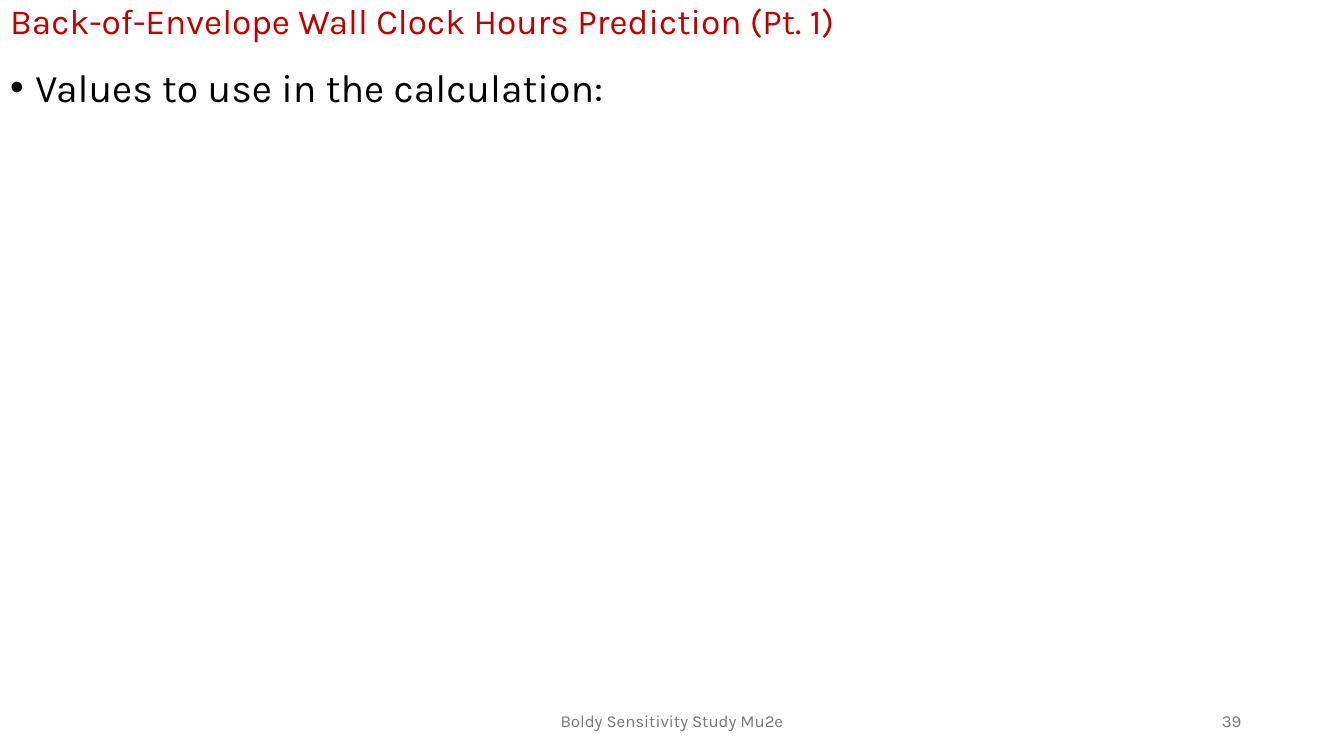
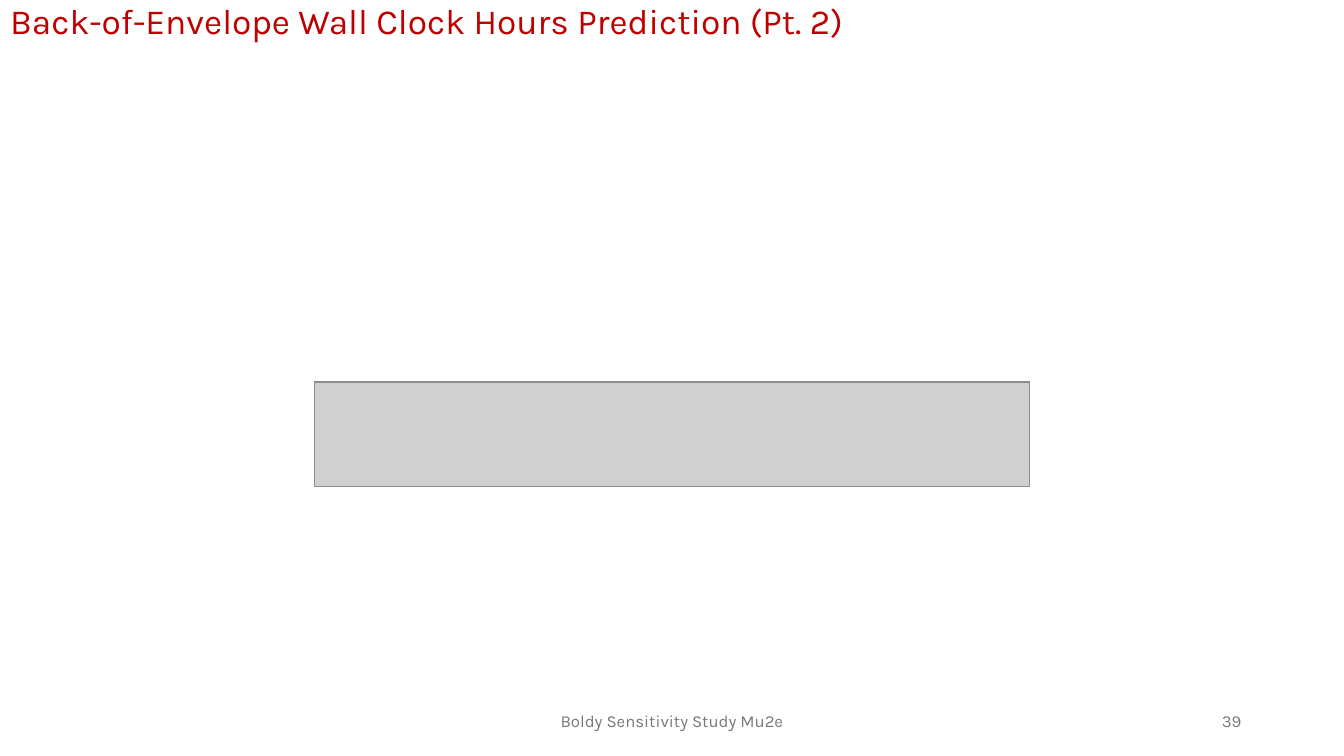
Before and after one commit to andrewboldy/DissertationAndProposalWriting, a slide deck: slide 39 of ProposalWriting/Presentation/BoldyProposalDefense [Autosaved].pptx. Drawn at 1344x756 pixels with LibreOffice and Linux fonts; fonts in the diff are those of the drawing; grey boxes stand for pictures. Boxes give left, top, right and bottom in pixels: in the first picture for what was removed or moved away, otherwise in the second. Text is boxed around its words. In the diff, an @@ line names an element or a change of style, - is before the commit and + after.

```diff
--- a/ProposalWriting/Presentation/BoldyProposalDefense [Autosaved].pptx
+++ b/ProposalWriting/Presentation/BoldyProposalDefense [Autosaved].pptx
@@ title at box(10, 8, 843, 43): text changed @@
-Back-of-Envelope Wall Clock Hours Prediction (Pt. 1)
+Back-of-Envelope Wall Clock Hours Prediction (Pt. 2)
@@ text removed at box(35, 75, 604, 103) @@
-• Values to use in the calculation:
@@ picture added at box(315, 382, 1030, 487) @@
```
Also in this commit, not shown: 17 other slides changed, 2 other files.
